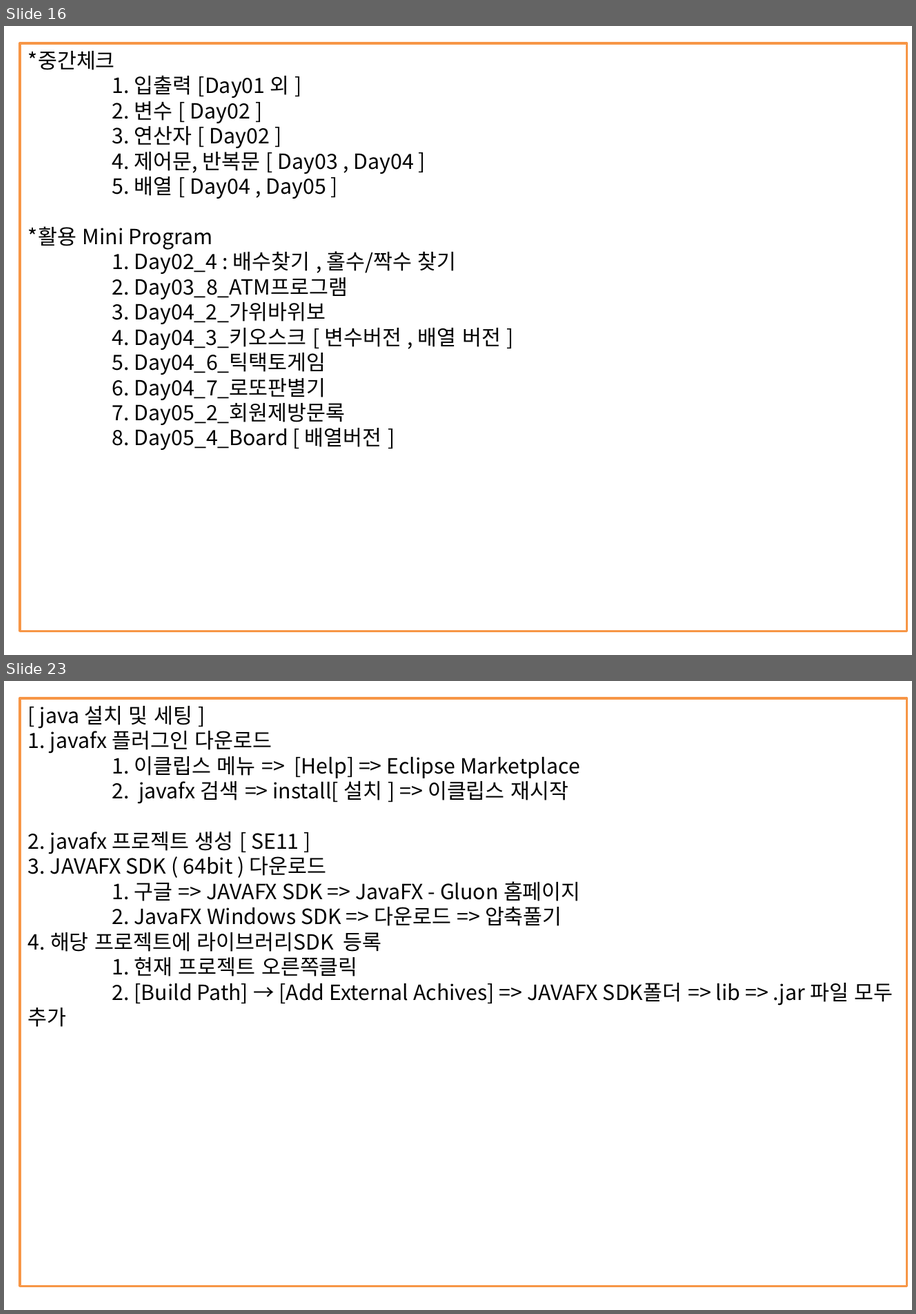
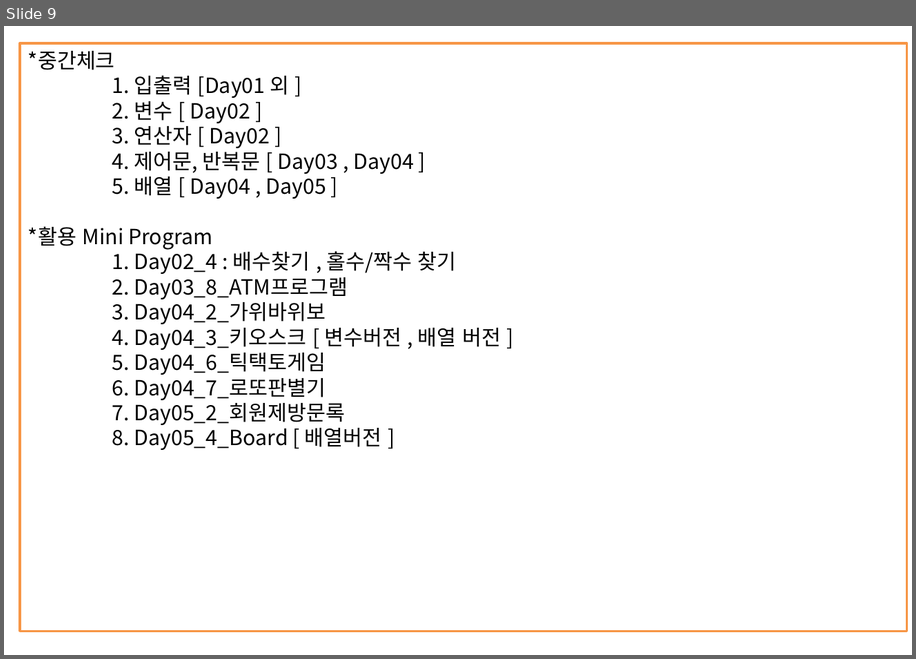
Before and after one commit to kth0027/ezen_kth, a slide deck: Study_Revise/JAVA-PPT/JAVA정리.pptx. Shown one above the other, each under a label of ours: slides 16 and 23 before the commit, slide 9 after it; the slides between them are not shown. The pictures are 916x1314 and 916x659 pixels, drawn with LibreOffice and Linux fonts; fonts in the diff are those of the drawing. Boxes give left, top, right and bottom in pixels: in the first picture for what was removed or moved away, otherwise in the second. Text is boxed around its words. In the diff, an @@ line names an element or a change of style, - is before the commit and + after.

```diff
--- a/Study_Revise/JAVA-PPT/JAVA정리.pptx
+++ b/Study_Revise/JAVA-PPT/JAVA정리.pptx
@@ slide 23 removed at (x1=4, y1=681, x2=912, y2=1310), background #FFFFFF @@
@@ rectangle removed at (x1=20, y1=699, x2=907, y2=1286) @@
-[ java 설치 및 세팅 ]
-1. javafx 플러그인 다운로드
-1. 이클립스 메뉴 => [Help] => Eclipse Marketplace
-2. javafx 검색 => install[ 설치 ] => 이클립스 재시작
-2. javafx 프로젝트 생성 [ SE11 ]
-3. JAVAFX SDK ( 64bit ) 다운로드
-1. 구글 => JAVAFX SDK => JavaFX - Gluon 홈페이지
-2. JavaFX Windows SDK => 다운로드 => 압축풀기
-4. 해당 프로젝트에 라이브러리SDK 등록
-1. 현재 프로젝트 오른쪽클릭
-2. [Build Path] → [Add External Achives] => JAVAFX SDK폴더 => lib => .jar 파일 모두 추가
@@ what was slide 16 is now slide 9 @@
```
Also in this commit, not shown: 3 slides changed, 14 other slides removed.
